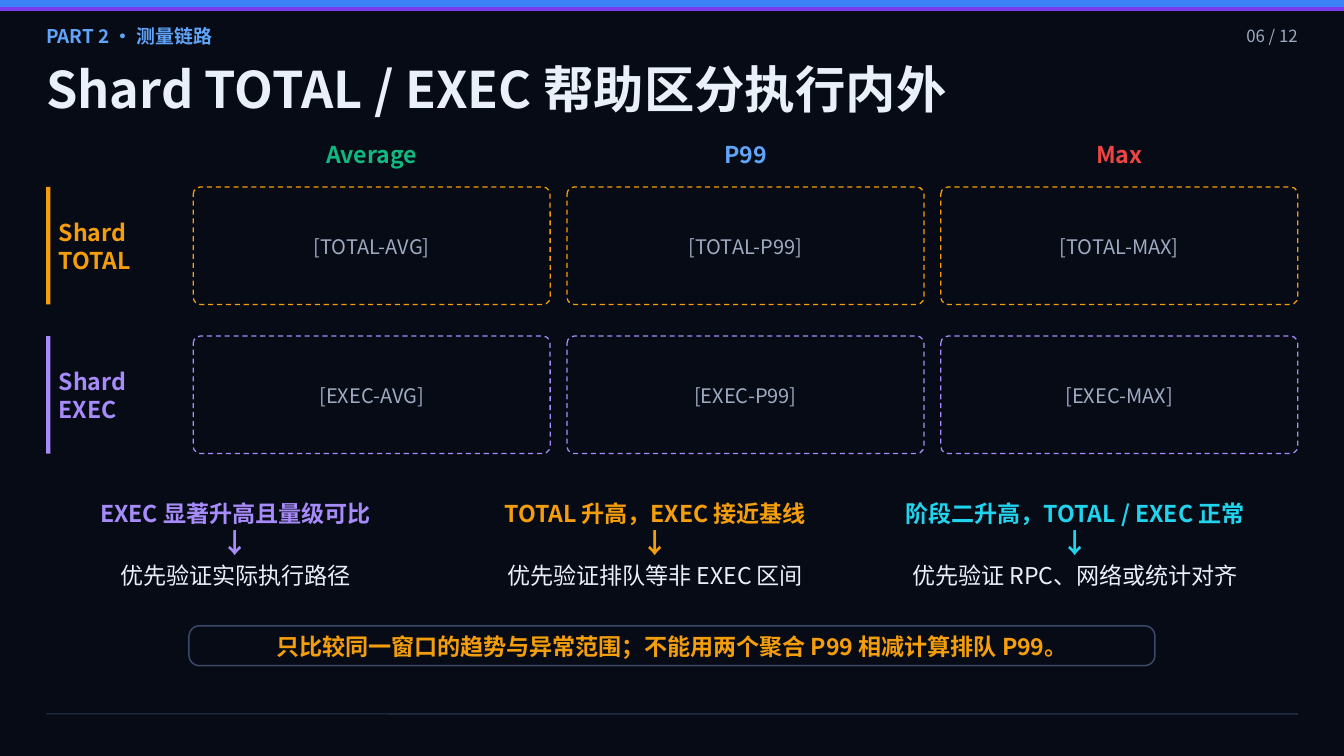
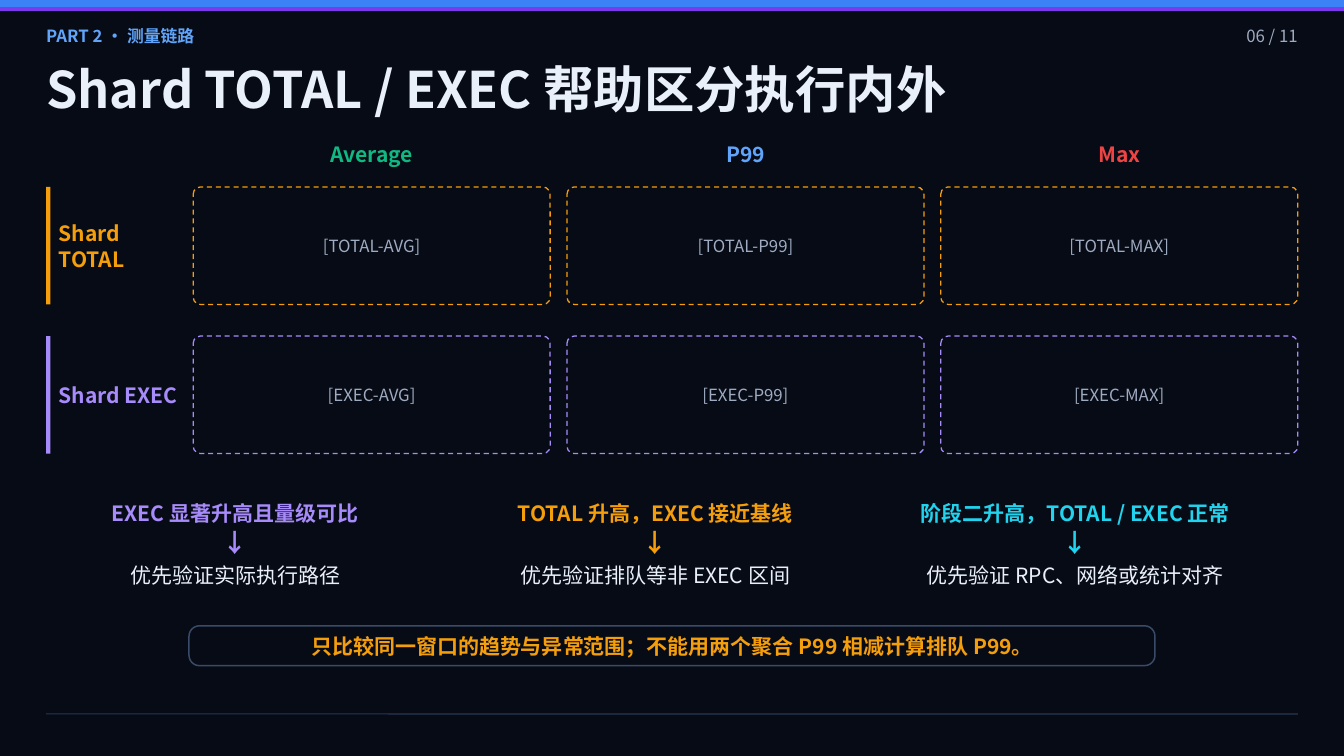
Before and after one commit to ly989264/PPTs, a slide deck: slide 6 of 01-redis_p99_sre_training_ppt_v5.pptx. Drawn at 1344x756 pixels with LibreOffice and Linux fonts; fonts in the diff are those of the drawing. Boxes give left, top, right and bottom in pixels: in the first picture for what was removed or moved away, otherwise in the second. Text is boxed around its words. In the diff, an @@ line names an element or a change of style, - is before the commit and + after.

```diff
--- a/01-redis_p99_sre_training_ppt_v5.pptx
+++ b/01-redis_p99_sre_training_ppt_v5.pptx
@@ text "PART 2 · 测量链路" at (x1=46, y1=25, x2=194, y2=47): size 13.5 to 12 pt @@
@@ text at (x1=1246, y1=29, x2=1298, y2=42): text changed @@
-06 / 12
+06 / 11
@@ size 14.2 to 12 pt in 6 elements at (x1=194, y1=187, x2=551, y2=304), (x1=567, y1=187, x2=924, y2=304), (x1=941, y1=187, x2=1298, y2=304), (x1=194, y1=336, x2=551, y2=454), (x1=567, y1=336, x2=924, y2=454), (x1=941, y1=336, x2=1298, y2=454) @@
@@ size 16.5 to 15 pt in 12 elements at (x1=330, y1=146, x2=412, y2=167), (x1=726, y1=146, x2=765, y2=163), (x1=1098, y1=146, x2=1140, y2=163), (x1=59, y1=224, x2=125, y2=268), (x1=59, y1=386, x2=178, y2=404), (x1=112, y1=503, x2=358, y2=523), (x1=130, y1=565, x2=340, y2=585), (x1=518, y1=503, x2=793, y2=524), (x1=520, y1=565, x2=790, y2=585), (x1=921, y1=503, x2=1230, y2=524), (x1=927, y1=565, x2=1224, y2=585), (x1=190, y1=626, x2=1155, y2=666) @@
```
Also in this commit, not shown: 10 other slides changed, 1 slide removed, 1 other file.
